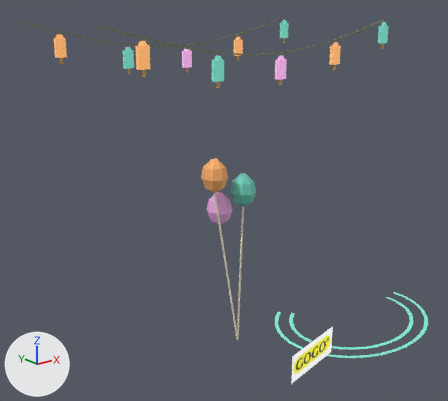
The glTF model demos/corporate/gjh/v11/assets/interiors/s03-gogo-details.glb: old version first, new version second.
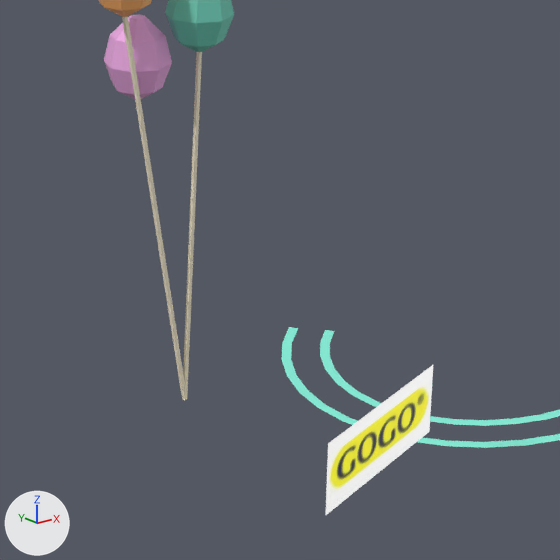
Each version appears first whole from a camera (50 mm lens) standing at (-7.7, -7.55, 5.3) and looking at (-1.22, 0.56, 2.05), and next in a close-up on the part from 37% to 85% of the width and 47% to 100% of the height. Arrows for +X, +Y and +Z are at lower left; the lights stay in place. The older version's two pictures come first. Vertices at exactly the same position are counted once.

Script lines for the objects in view, before the commit:
```python
me_s03_enamel = bpy.data.meshes.new('S03 Enamel')
me_s03_enamel.from_pydata(...)  # 368 vertices, 516 faces; spans x -3.6..2.54, y -2.24..3.06, z 1.2..5.05
me_s03_enamel.materials.append(mat_enamel)
me_s03_printed_opal = bpy.data.meshes.new('S03 Printed opal')
me_s03_printed_opal.from_pydata(...)  # 244 vertices, 402 faces; spans x -3.01..2.61, y -2.73..3.09, z 0.71..5.0
me_s03_printed_opal.materials.append(mat_printed_opal)
me_s03_pulse = bpy.data.meshes.new('S03 Pulse')
me_s03_pulse.from_pydata(...)  # 100 vertices, 96 faces; spans x -1.23..1.71, y -2.44..-0.25, z 0.03
me_s03_pulse.materials.append(mat_pulse)
ob_s03_enamel = bpy.data.objects.new('S03 Enamel', me_s03_enamel)
ob_s03_enamel.location = (0.0, 0.0, 0.0)
ob_s03_printed_opal = bpy.data.objects.new('S03 Printed opal', me_s03_printed_opal)
ob_s03_printed_opal.location = (0.0, 0.0, 0.0)
ob_s03_pulse = bpy.data.objects.new('S03 Pulse', me_s03_pulse)
ob_s03_pulse.location = (0.0, 0.0, 0.0)
```
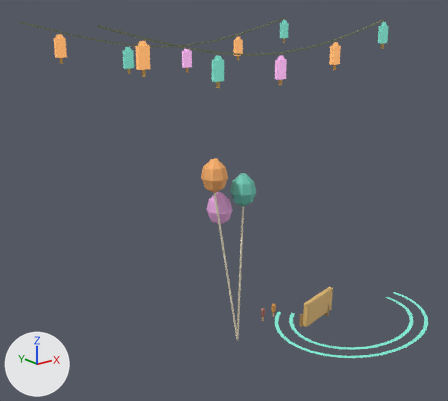
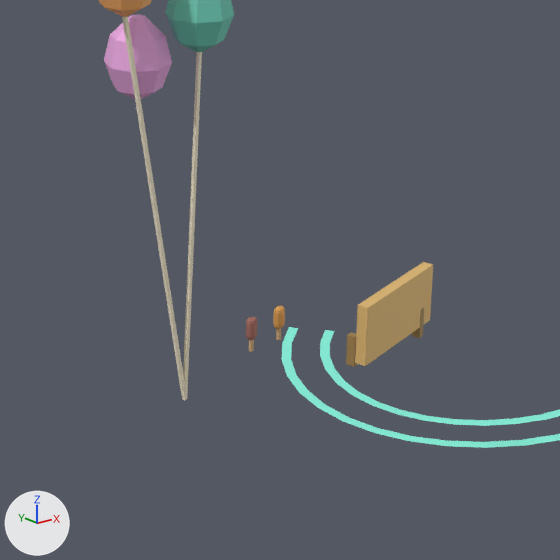
What differs and where, as boxes (x1, y1, x2, y2) in the close-ups (560 x 560 px):
```json
{"object": "S03 Enamel", "change": "reshaped", "before": [99, 0, 234, 401], "after": [99, 0, 433, 401]}
{"object": "S03 Printed opal", "change": "reshaped", "before": [325, 365, 433, 516], "on screen": "not visible afterwards"}
{"part": 1, "of": "me_s03_enamel", "change": "added", "after": [346, 332, 357, 367]}
{"part": 2, "of": "me_s03_enamel", "change": "added", "after": [412, 308, 424, 338]}
{"part": 3, "of": "me_s03_enamel", "change": "added", "after": [249, 339, 254, 352]}
{"part": 4, "of": "me_s03_enamel", "change": "added", "after": [276, 329, 281, 341]}
{"part": 5, "of": "me_s03_enamel", "change": "added", "after": [246, 317, 258, 340]}
{"part": 6, "of": "me_s03_enamel", "change": "added", "after": [273, 306, 285, 329]}
{"part": 7, "of": "me_s03_enamel", "change": "added", "after": [355, 262, 433, 366], "on screen": "brown"}
```

The change, as JSON lines over the scene's bpy script:
```json
{"block": "me_s03_enamel", "where": "# used by ob_s03_enamel; location = (0.0, 0.0, 0.0)"}
{"block": "me_s03_enamel", "where": "# verts and faces of me_s03_enamel; kept vertices keep their numbers, new ones are numbered from 368"}
{"op": "remove", "block": "me_s03_enamel", "code": "me_s03_enamel.from_pydata(...)  # 368 vertices, 516 faces; spans x -3.6..2.54, y -2.24..3.06, z 1.2..5.05"}
{"op": "add", "block": "me_s03_enamel", "code": "me_s03_enamel.from_pydata(...)  # 504 vertices, 760 faces; spans x -3.6..2.54, y -2.73..3.06, z 1.2..5.05"}
{"block": "me_s03_enamel", "change": "me_s03_enamel part 1: the loose piece of 8 vertices spanning x -2.94..-2.9, y 0.26..0.3, z 4.33..4.45 is copied, and the copy is scaled about its middle by (0.778, 1.26, 1.33), then moved by (0.45, -2.88, -2.92); it spans x -2.49..-2.45, y -2.63..-2.57, z 1.38..1.54"}
{"block": "me_s03_enamel", "change": "me_s03_enamel part 2: the loose piece of 8 vertices spanning x -1.58..-1.54, y 0.26..0.3, z 4.06..4.18 is copied, and the copy is scaled about its middle by (0.778, 1.26, 1.33), then moved by (-0.44, -2.88, -2.65); it spans x -2.02..-1.98, y -2.63..-2.57, z 1.38..1.54"}
{"block": "me_s03_enamel", "change": "me_s03_enamel part 3: a new loose piece, a box spanning x -2.949..-2.931, y -2.388..-2.372, z 1.524..1.596, in mat_enamel"}
{"block": "me_s03_enamel", "change": "me_s03_enamel part 4: a new loose piece, a box spanning x -2.769..-2.751, y -2.388..-2.372, z 1.524..1.596, in mat_enamel"}
{"block": "me_s03_enamel", "change": "me_s03_enamel part 5: a new loose piece of 48 vertices spanning x -2.97..-2.91, y -2.4..-2.36, z 1.59..1.7, in mat_enamel"}
{"block": "me_s03_enamel", "change": "me_s03_enamel part 6: a new loose piece of 48 vertices spanning x -2.79..-2.73, y -2.4..-2.36, z 1.59..1.7, in mat_enamel"}
{"block": "me_s03_enamel", "change": "me_s03_enamel part 7"}
{"op": "add", "block": "me_s03_enamel", "code": "verts[368] = (-2.52, -2.73, 1.45)  # pixel (364, 366)"}
{"op": "add", "block": "me_s03_enamel", "code": "verts[369] = (-2.52, -2.73, 1.75)  # pixel (367, 308)"}
{"op": "add", "block": "me_s03_enamel", "code": "verts[370] = (-2.53, -2.68, 1.45)  # pixel (355, 362)"}
{"op": "add", "block": "me_s03_enamel", "code": "verts[371] = (-2.53, -2.68, 1.75)  # pixel (357, 304)"}
{"op": "add", "block": "me_s03_enamel", "code": "for new, old in zip([*range(372, 376)], [*range(368, 372)]): verts[new] = verts[old] + (0.61, 0.13, 0.0)"}
{"op": "add", "block": "me_s03_enamel", "code": "faces += [(368, 372, 373), (368, 373, 369), (370, 371, 374), (371, 375, 374), (368, 369, 370), (369, 371, 370)]"}
{"op": "add", "block": "me_s03_enamel", "code": "faces += [(372, 374, 375), (372, 375, 373), (369, 373, 375), (369, 375, 371), (370, 374, 372), (368, 370, 372)]"}
{"block": "me_s03_printed_opal", "where": "# used by ob_s03_printed_opal; location = (0.0, 0.0, 0.0)"}
{"op": "remove", "block": "me_s03_printed_opal", "code": "me_s03_printed_opal.from_pydata(...)  # 244 vertices, 402 faces; spans x -3.01..2.61, y -2.73..3.09, z 0.71..5.0"}
{"op": "add", "block": "me_s03_printed_opal", "code": "me_s03_printed_opal.from_pydata(...)  # 240 vertices, 400 faces; spans x -3.01..2.61, y 0.23..3.09, z 4.1..5.0"}
{"block": "me_s03_printed_opal", "change": "me_s03_printed_opal part 8: the loose piece of 4 vertices spanning x -2.75..-1.77, y -2.73..-2.52, z 0.71..1.11 is deleted"}
```
